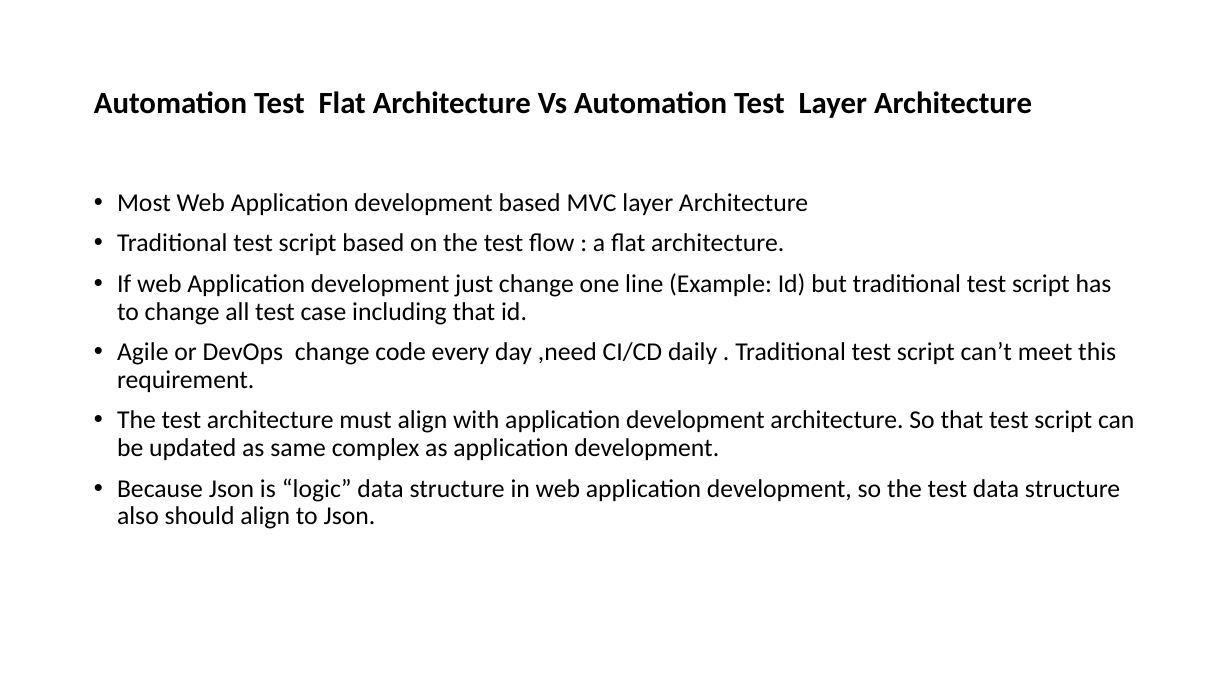
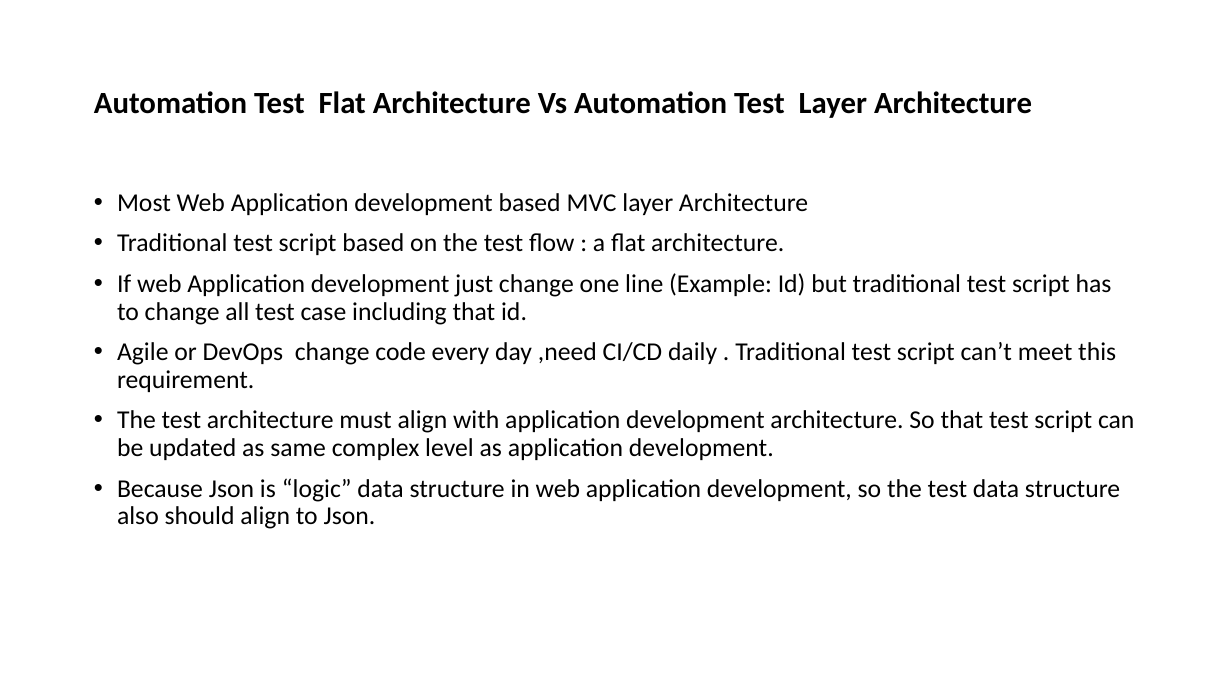
Before and after one commit to yumyx/partstraderTest, a slide deck: slide 5 of Web Application Automation Test Architecture.pptx. Drawn at 1232x693 pixels with LibreOffice and Linux fonts; fonts in the diff are those of the drawing. Boxes give left, top, right and bottom in pixels: in the first picture for what was removed or moved away, otherwise in the second. Text is boxed around its words. In the diff, an @@ line names an element or a change of style, - is before the commit and + after.

```diff
--- a/Web Application Automation Test Architecture.pptx
+++ b/Web Application Automation Test Architecture.pptx
@@ text at [117, 410, 1134, 460]: text changed @@
-• The test architecture must align with application development architecture. So that test script can be updated as same complex as application development.
+• The test architecture must align with application development architecture. So that test script can be updated as same complex level as application development.
```
